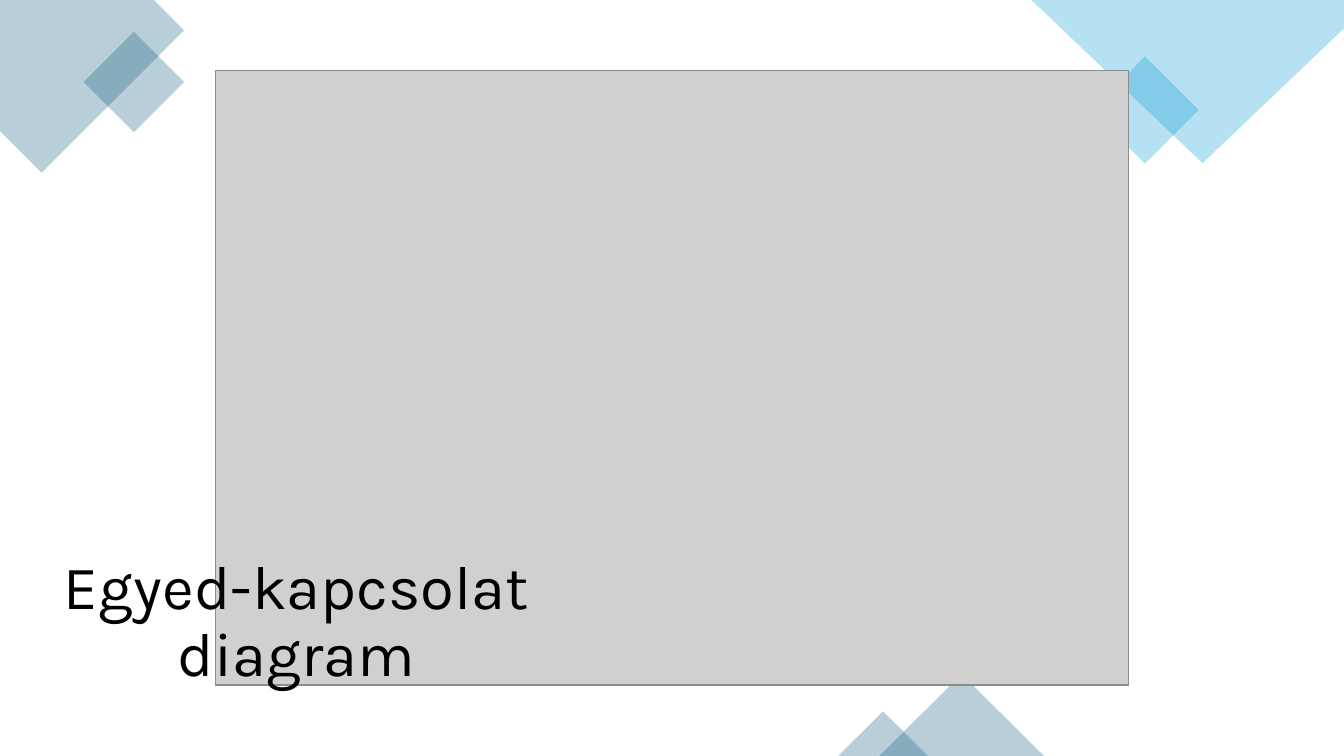
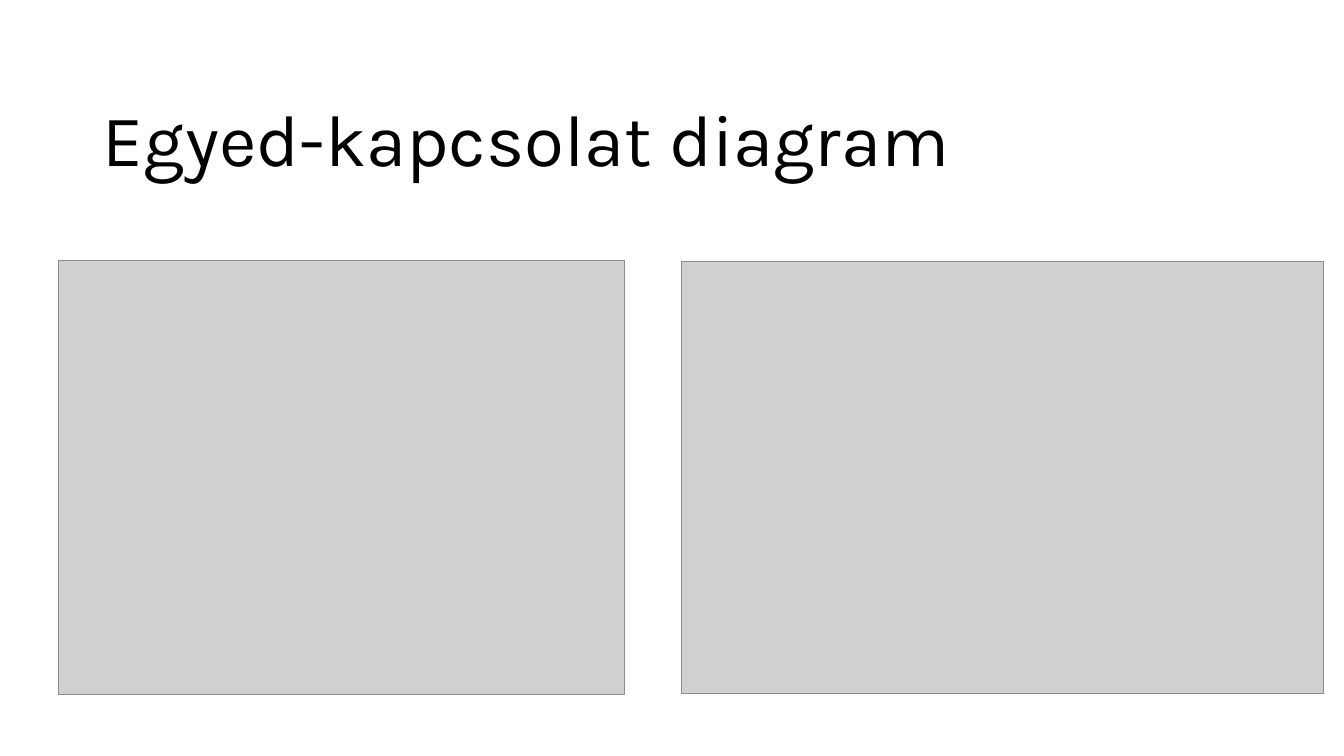
Before and after one commit to skornel02/szte-IB153l-2024-1, a slide deck: slide 5 of Presentations/Bemutato2.pptx. Drawn at 1344x756 pixels with LibreOffice and Linux fonts; fonts in the diff are those of the drawing; grey boxes stand for pictures. Boxes give left, top, right and bottom in pixels: in the first picture for what was removed or moved away, otherwise in the second. Text is boxed around its words. In the diff, an @@ line names an element or a change of style, - is before the commit and + after.

```diff
--- a/Presentations/Bemutato2.pptx
+++ b/Presentations/Bemutato2.pptx
@@ freeform shape removed at (x1=0, y1=0, x2=185, y2=173) @@
@@ freeform shape removed at (x1=1031, y1=0, x2=1344, y2=163) @@
@@ rectangle removed at (x1=84, y1=32, x2=185, y2=133) @@
@@ title "Egyed-kapcsolat diagram" moved from (x1=64, y1=554, x2=529, y2=691) to (x1=102, y1=116, x2=949, y2=183) @@
@@ title "Egyed-kapcsolat diagram" at (x1=102, y1=116, x2=949, y2=183): size 44 to 52 pt; alignment centre to left @@
@@ rectangle removed at (x1=1091, y1=57, x2=1198, y2=164) @@
@@ picture added at (x1=58, y1=261, x2=624, y2=696) @@
@@ picture resized from (x1=216, y1=71, x2=1129, y2=685) to (x1=682, y1=262, x2=1324, y2=695) @@
@@ triangle removed at (x1=879, y1=675, x2=1044, y2=756) @@
@@ triangle removed at (x1=839, y1=712, x2=929, y2=756) @@
```
Also in this commit, not shown: 2 slides added.
